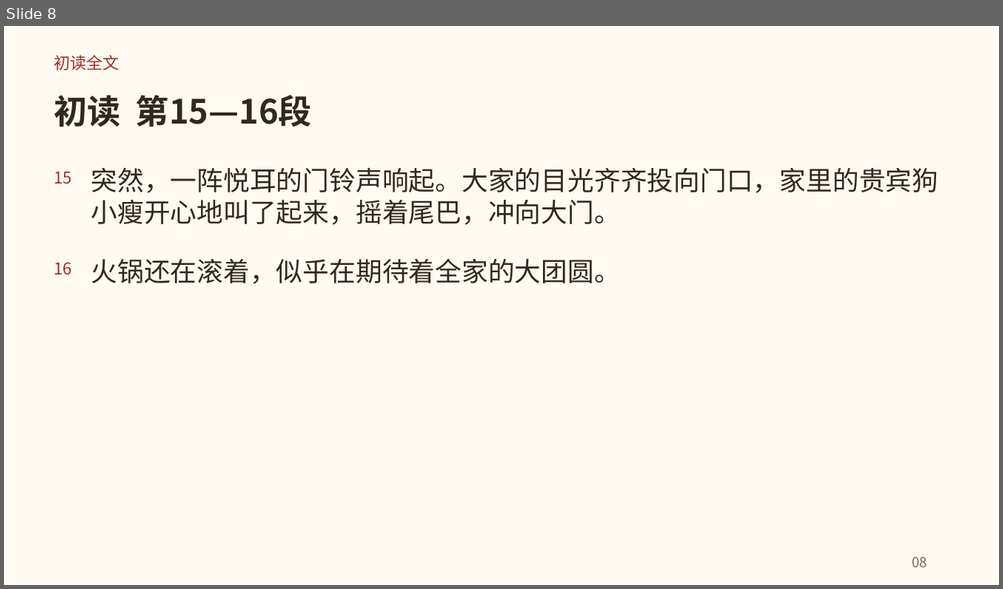
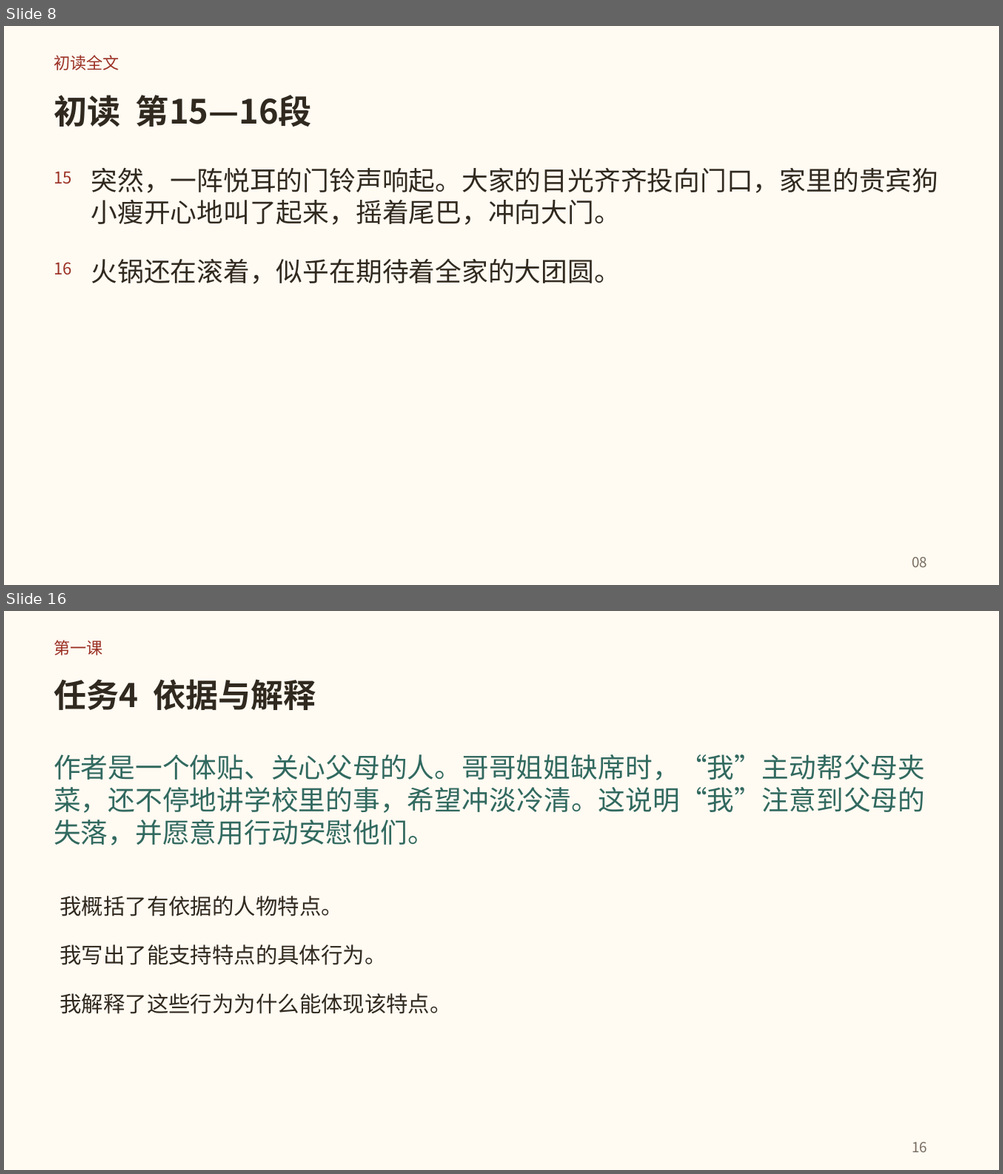
Before and after one commit to lf9675/huawentong-home, a slide deck: du/textbook/1hcl/unit2/tuanyuanfan/downloads/tuanyuanfan-teaching.pptx. Shown one above the other, each under a label of ours: slide 8 before the commit, slides 8 and 16 after it; the slides between them are not shown. The pictures are 1003x589 and 1003x1174 pixels, drawn with LibreOffice and Linux fonts; fonts in the diff are those of the drawing. Boxes give left, top, right and bottom in pixels: in the first picture for what was removed or moved away, otherwise in the second. Text is boxed around its words. In the diff, an @@ line names an element or a change of style, - is before the commit and + after.

```diff
--- a/du/textbook/1hcl/unit2/tuanyuanfan/downloads/tuanyuanfan-teaching.pptx
+++ b/du/textbook/1hcl/unit2/tuanyuanfan/downloads/tuanyuanfan-teaching.pptx
@@ slide 16 added at bbox=[4, 611, 999, 1170], background #FFFAF2 @@
@@ text added at bbox=[54, 640, 102, 655], 15.8 pt, text #9B3024 @@
+第一课
@@ text added at bbox=[54, 679, 316, 710], 31.5 pt, text #30291F, bold @@
+任务4 依据与解释
@@ text added at bbox=[54, 755, 925, 846], 26.2 pt, text #31695F @@
+作者是一个体贴、关心父母的人。哥哥姐姐缺席时，“我”主动帮父母夹
+菜，还不停地讲学校里的事，希望冲淡冷清。这说明“我”注意到父母的
+失落，并愿意用行动安慰他们。
@@ text added at bbox=[60, 896, 343, 917], 21 pt, text #30291F @@
+我概括了有依据的人物特点。
@@ text added at bbox=[60, 945, 387, 965], 21 pt, text #30291F @@
+我写出了能支持特点的具体行为。
@@ text added at bbox=[60, 994, 452, 1014], 21 pt, text #30291F @@
+我解释了这些行为为什么能体现该特点。
@@ text added at bbox=[911, 1142, 927, 1153], 13.5 pt, text #776C60 @@
+16
```
Also in this commit, not shown: 1 slide changed, 19 other slides added, 24 slides removed, 42 other files.
